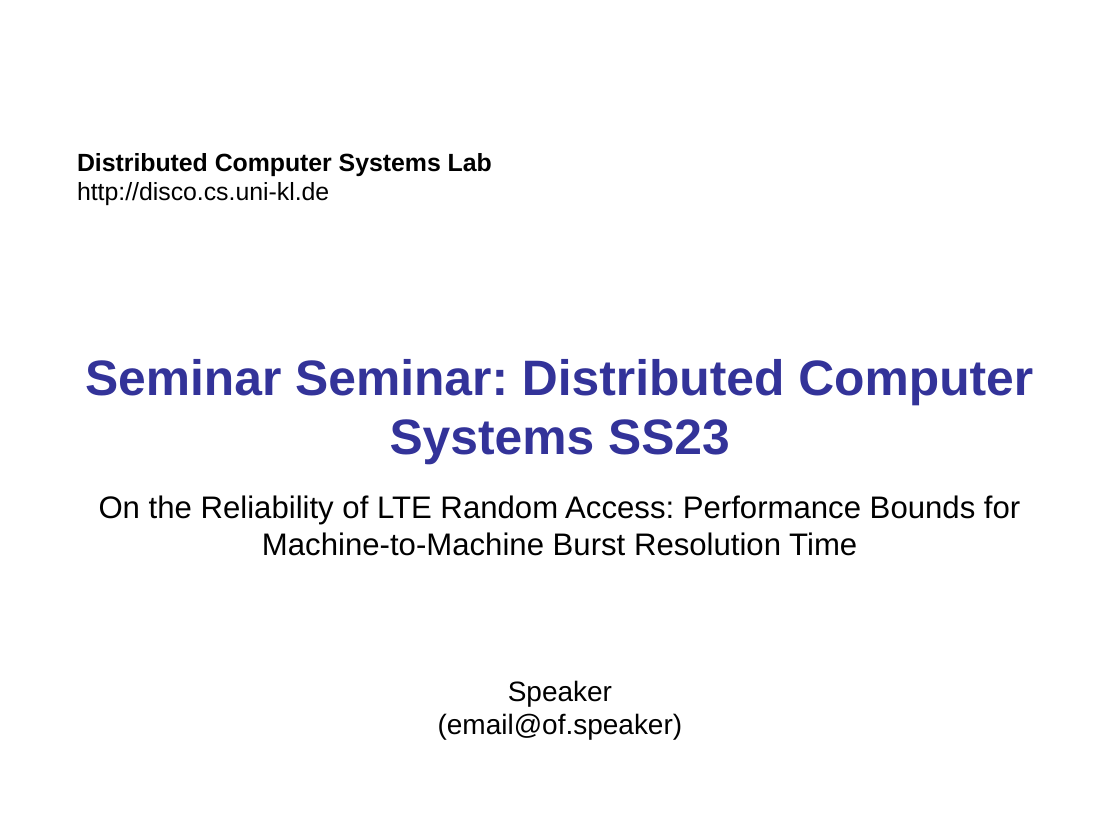
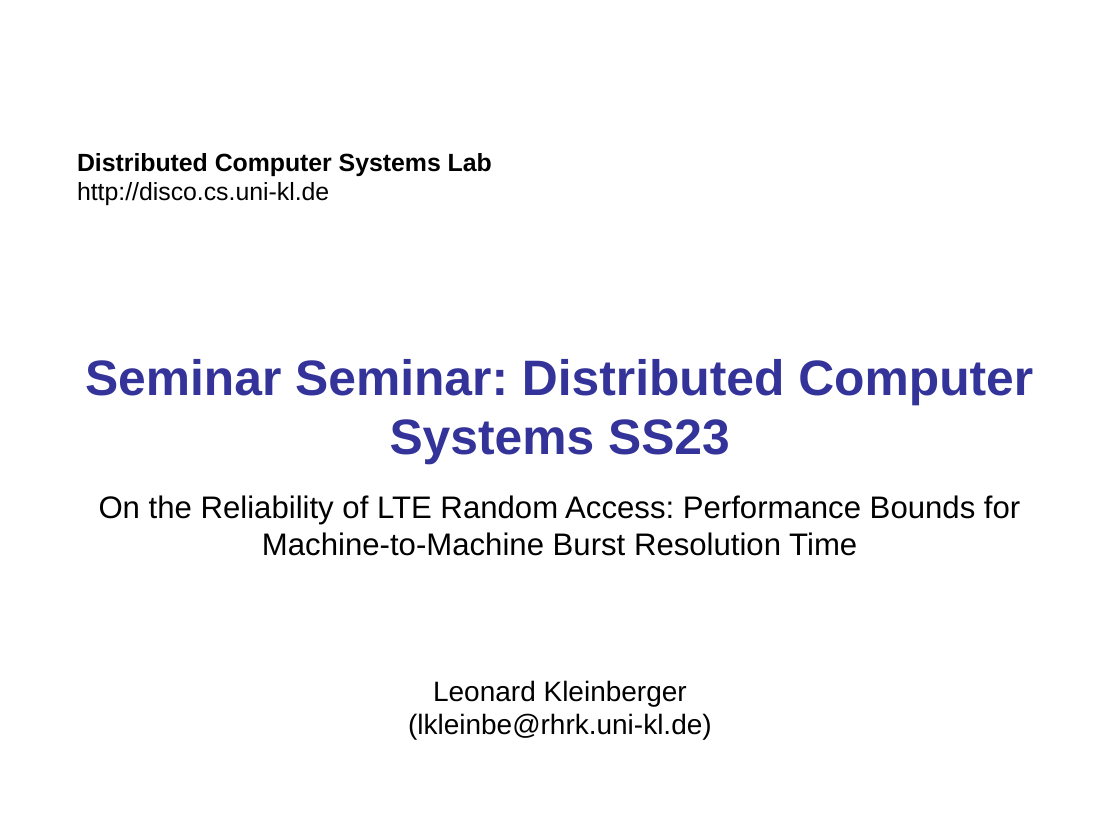
Before and after one commit to lkleinbe/ma_seminar, a slide deck: slide 1 of Presentation/presentation.pptx. Drawn at 1120x840 pixels with LibreOffice and Linux fonts; fonts in the diff are those of the drawing; background and template pictures are left out. Boxes give left, top, right and bottom in pixels: in the first picture for what was removed or moved away, otherwise in the second. Text is boxed around its words. In the diff, an @@ line names an element or a change of style, - is before the commit and + after.

```diff
--- a/Presentation/presentation.pptx
+++ b/Presentation/presentation.pptx
@@ text at [408, 680, 712, 739]: text changed @@
-Speaker
-(email@of.speaker)
+Leonard Kleinberger
+(lkleinbe@rhrk.uni-kl.de)
```
Also in this commit, not shown: 17 other slides changed, 4 other files.
